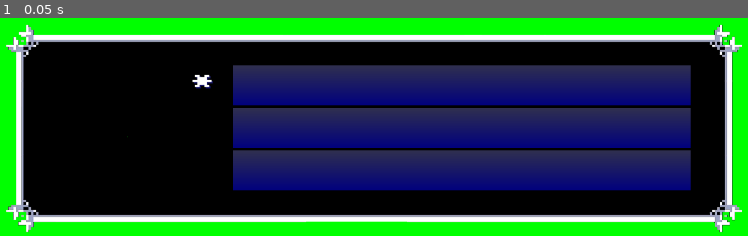
Above: before the commit, frame 1.
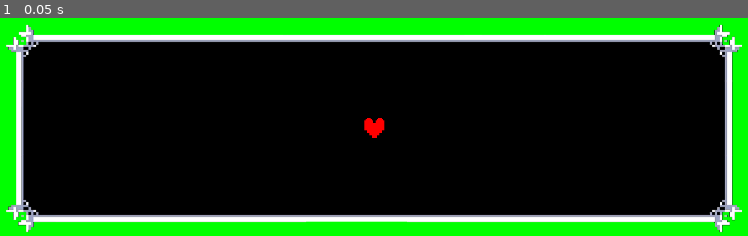
Above: after the commit, the same moment.

Repository: PastelPigeon/drda_generator
Game: Godot game, scene res://launcher/launcher.tscn
Two runs of this game, one before a commit and one after it. Both use one fixed random seed, a clock stepped at 60 frames per second and the inputs below.
Inputs:
- Up to frame 1 (0.05 s): no input

The runs differ from the first frame. In frame 1, 34% of the frame differs, in the area x 16-93%, y 21-80%.
Error in both runs: Cannot call method 'get_as_text' on a null value. (res://launcher/scripts/launcher/launcher.gd:14)

Commit message:
实现options_item_container

Diff:
--- a/generator/generator.tscn
+++ b/generator/generator.tscn
@@ -6,6 +6,7 @@
 [ext_resource type="Script" uid="uid://ch0xc8bhtmyva" path="res://generator/scripts/generator/dialogue_texture_light.gd" id="4_xmo7a"]
 [ext_resource type="PackedScene" uid="uid://c7afxxrj8e8y0" path="res://generator/off_screen_items_container.tscn" id="5_1rbap"]
 [ext_resource type="Script" uid="uid://wdxffr1yusu0" path="res://generator/scripts/generator/animation_player.gd" id="5_nd3na"]
+[ext_resource type="PackedScene" uid="uid://d0gxhis4vmwyu" path="res://generator/option_items_container.tscn" id="6_bevll"]
 
 [sub_resource type="Gradient" id="Gradient_rcwul"]
 offsets = PackedFloat32Array(0, 0.974026)
@@ -180,6 +181,13 @@
 grow_horizontal = 0
 grow_vertical = 0
 
+[node name="OptionItemsContainer" parent="Dialogue" instance=ExtResource("6_bevll")]
+layout_mode = 0
+offset_left = 40.0
+offset_top = 40.0
+offset_right = 1140.0
+offset_bottom = 290.0
+
 [node name="AnimationPlayer" type="AnimationPlayer" parent="."]
 script = ExtResource("5_nd3na")
 
--- /dev/null
+++ b/generator/option_item.tscn
@@ -0,0 +1,22 @@
+[gd_scene load_steps=2 format=3 uid="uid://cp5rfx488j36x"]
+
+[ext_resource type="Script" uid="uid://br622pu45cpp2" path="res://generator/scripts/option_item/option_item.gd" id="1_1t8y3"]
+
+[node name="OptionItem" type="HBoxContainer"]
+custom_minimum_size = Vector2(0, 32)
+theme_override_constants/separation = 20
+script = ExtResource("1_1t8y3")
+
+[node name="Soul" type="TextureRect" parent="."]
+unique_name_in_owner = true
+custom_minimum_size = Vector2(32, 32)
+layout_mode = 2
+expand_mode = 1
+stretch_mode = 5
+
+[node name="Text" type="RichTextLabel" parent="."]
+unique_name_in_owner = true
+layout_mode = 2
+bbcode_enabled = true
+fit_content = true
+autowrap_mode = 0
--- /dev/null
+++ b/generator/option_items_container.tscn
@@ -0,0 +1,136 @@
+[gd_scene load_steps=4 format=3 uid="uid://d0gxhis4vmwyu"]
+
+[ext_resource type="Script" uid="uid://byijnr6k2j8jw" path="res://generator/scripts/option_items_container/option_items_container.gd" id="1_7bdhe"]
+[ext_resource type="PackedScene" uid="uid://cp5rfx488j36x" path="res://generator/option_item.tscn" id="1_yrmk0"]
+[ext_resource type="Script" uid="uid://e8sa0jc05xob" path="res://generator/scripts/option_items_container/placeholder_soul.gd" id="2_fhbbv"]
+
+[node name="OptionItemsContainer" type="ColorRect"]
+custom_minimum_size = Vector2(1100, 250)
+color = Color(0, 0, 0, 1)
+script = ExtResource("1_7bdhe")
+
+[node name="MarginContainer" type="MarginContainer" parent="."]
+layout_mode = 1
+anchors_preset = 15
+anchor_right = 1.0
+anchor_bottom = 1.0
+grow_horizontal = 2
+grow_vertical = 2
+theme_override_constants/margin_left = 30
+theme_override_constants/margin_top = 0
+theme_override_constants/margin_right = 30
+theme_override_constants/margin_bottom = 0
+
+[node name="Control" type="Control" parent="MarginContainer"]
+layout_mode = 2
+
+[node name="OptionItem0" parent="MarginContainer/Control" instance=ExtResource("1_yrmk0")]
+layout_mode = 1
+offset_right = 52.0
+offset_bottom = 32.0
+
+[node name="OptionItem1" parent="MarginContainer/Control" instance=ExtResource("1_yrmk0")]
+layout_mode = 1
+anchors_preset = 5
+anchor_left = 0.5
+anchor_right = 0.5
+offset_left = -26.0
+offset_right = 26.0
+offset_bottom = 32.0
+grow_horizontal = 2
+
+[node name="OptionItem2" parent="MarginContainer/Control" instance=ExtResource("1_yrmk0")]
+layout_mode = 1
+anchors_preset = 1
+anchor_left = 1.0
+anchor_right = 1.0
+offset_left = -52.0
+offset_bottom = 32.0
+grow_horizontal = 0
+
+[node name="OptionItem3" parent="MarginContainer/Control" instance=ExtResource("1_yrmk0")]
+layout_mode = 1
+anchors_preset = 4
+anchor_top = 0.5
+anchor_bottom = 0.5
+offset_top = -16.0
+offset_right = 52.0
+offset_bottom = 16.0
+grow_vertical = 2
+
+[node name="OptionItem4" parent="MarginContainer/Control" instance=ExtResource("1_yrmk0")]
+layout_mode = 1
+anchors_preset = 8
+anchor_left = 0.5
+anchor_top = 0.5
+anchor_right = 0.5
+anchor_bottom = 0.5
+offset_left = -26.0
+offset_top = -16.0
+offset_right = 26.0
+offset_bottom = 16.0
+grow_horizontal = 2
+grow_vertical = 2
+
+[node name="OptionItem5" parent="MarginContainer/Control" instance=ExtResource("1_yrmk0")]
+layout_mode = 1
+anchors_preset = 6
+anchor_left = 1.0
+anchor_top = 0.5
+anchor_right = 1.0
+anchor_bottom = 0.5
+offset_left = -52.0
+offset_top = -16.0
+offset_bottom = 16.0
+grow_horizontal = 0
+grow_vertical = 2
+
+[node name="OptionItem6" parent="MarginContainer/Control" instance=ExtResource("1_yrmk0")]
+layout_mode = 1
+anchors_preset = 2
+anchor_top = 1.0
+anchor_bottom = 1.0
+offset_top = -32.0
+offset_right = 52.0
+grow_vertical = 0
+
+[node name="OptionItem7" parent="MarginContainer/Control" instance=ExtResource("1_yrmk0")]
+layout_mode = 1
+anchors_preset = 7
+anchor_left = 0.5
+anchor_top = 1.0
+anchor_right = 0.5
+anchor_bottom = 1.0
+offset_left = -26.0
+offset_top = -32.0
+offset_right = 26.0
+grow_horizontal = 2
+grow_vertical = 0
+
+[node name="OptionItem8" parent="MarginContainer/Control" instance=ExtResource("1_yrmk0")]
+layout_mode = 1
+anchors_preset = 3
+anchor_left = 1.0
+anchor_top = 1.0
+anchor_right = 1.0
+anchor_bottom = 1.0
+offset_left = -52.0
+offset_top = -32.0
+grow_horizontal = 0
+grow_vertical = 0
+
+[node name="PlaceholderSoulContainer" type="CenterContainer" parent="."]
+unique_name_in_owner = true
+layout_mode = 1
+anchors_preset = 15
+anchor_right = 1.0
+anchor_bottom = 1.0
+grow_horizontal = 2
+grow_vertical = 2
+
+[node name="PlaceholderSoul" type="TextureRect" parent="PlaceholderSoulContainer"]
+custom_minimum_size = Vector2(32, 32)
+layout_mode = 2
+expand_mode = 1
+stretch_mode = 5
+script = ExtResource("2_fhbbv")
--- /dev/null
+++ b/generator/scripts/option_item/option_item.gd
@@ -0,0 +1,32 @@
+extends HBoxContainer
+
+signal text_property_changed ## 当选项文本属性变化时发出
+signal selected_property_changed ## 当是否选中属性变化时发出
+
+@export var text: String: ## 选项文本
+	set(value):
+		text = value
+		text_property_changed.emit()
+
+@export var selected: bool: ## 是否选中
+	set(value):
+		selected = value
+		selected_property_changed.emit()
+
+func _ready() -> void:
+	# 连接信号
+	text_property_changed.connect(_on_text_property_changed)
+	selected_property_changed.connect(_on_selected_property_changed)
+
+## 当选项文本属性变化时执行
+func _on_text_property_changed():
+	# 设置Text节点
+	%Text.text = AutoTextFontStyleProcesser.set_text_font_style(text, 48, AssetFinder.find_asset(AssetFinder.AssetType.FONTS, "fzb_original")[0], AssetFinder.find_asset(AssetFinder.AssetType.FONTS, "dtm")[0])
+
+## 当是否选中属性变化时执行
+func _on_selected_property_changed():
+	# 设置Soul节点
+	%Soul.texture = load(AssetFinder.find_asset(AssetFinder.AssetType.MISC, "soul")[0]) if selected else null
+
+	# 设置Text节点
+	%Text.text = "[color=yellow]%s" % %Text.text if selected else %Text.text.replace("[color=yellow]", "")
--- /dev/null
+++ b/generator/scripts/option_items_container/option_items_container.gd
@@ -0,0 +1,100 @@
+extends ColorRect
+
+var loaded_options: Array: ## 已加载的options数组
+	set(value):
+		# 设置loaded_options
+		loaded_options = value
+
+		# 加载布局文件
+		var layouts = _get_options_layout()
+
+		# 判断给定的options是否有对应的布局，没有直接返回
+		if len(layouts.filter(func (layout): return layout["count"] == len(loaded_options))) == 0:
+			return
+
+		# 加载指定布局
+		var layout = layouts.filter(func (layout): return layout["count"] == len(loaded_options))[0]
+
+		# 遍历指定布局，设置OptionItem
+		for option_item_index in range(len(layout["option_items"])):
+			# 获取指定节点
+			var option_item = get_node("MarginContainer/Control/OptionItem%s" % str(option_item_index))
+
+			# 判断节点是否启用
+			if layout["option_items"][option_item_index] != -1:
+				# 当布局信息存储的option_index不为-1时，代表该option_item启用
+				option_item.visible = true # 设置可见性
+				option_item.text = loaded_options[layout["option_items"][option_item_index]] # 设置文本
+				option_item.selected = false # 设置未选中
+			else:
+				# 当布局信息存储的option_index为-1时，代表该option_item禁用
+				option_item.visible = false # 设置可见性
+				option_item.text = "" # 设置文本
+				option_item.selected = false # 设置未选中
+
+		# 处理layout-defualt_select
+		select_option(layout["default_select"])
+
+var selected_option_index: int: ## 已选中的属性索引
+	set(value):
+		# 设置selected_option_index
+		selected_option_index = value
+
+		# 加载布局文件
+		var layouts = _get_options_layout()
+
+		# 判断给定的options是否有对应的布局，没有直接返回
+		if len(layouts.filter(func (layout): return layout["count"] == len(loaded_options))) == 0:
+			return
+
+		# 加载指定布局
+		var layout = layouts.filter(func (layout): return layout["count"] == len(loaded_options))[0]
+
+		# 判断给定的option_index是否存在在loaded_options上，不存在直接返回（不包含-1特殊值）
+		if selected_option_index > len(loaded_options) - 1 or selected_option_index < 0:
+			if selected_option_index != -1:
+				return
+
+		# 判断给定的option_index是否存在在布局上，不存在直接返回（不包含-1特殊值）
+		if len(layout["option_items"].filter(func (option_index): return option_index == selected_option_index)) == 0 and selected_option_index != -1:
+			return
+
+		# 将所有的OptionItem设为未选中状态
+		for option_item_index in range(len(layout["option_items"])):
+			# 获取指定节点
+			var option_item = get_node("MarginContainer/Control/OptionItem%s" % str(option_item_index))
+			option_item.selected = false
+
+		# 判断selected_option_index是否为特殊值-1
+		if selected_option_index != -1:
+			# 隐藏PlaceholderSoulContainer
+			%PlaceholderSoulContainer.visible = false
+
+			# 获取指定节点，并将其设为选中状态
+			var option_item = get_node("MarginContainer/Control/OptionItem%s" % str(range(len(layout["option_items"])).filter(func (option_item_index): return layout["option_items"][option_item_index] == selected_option_index)[0]))
+			option_item.selected = true
+		else:
+			# 显示PlaceholderSoulContainer
+			%PlaceholderSoulContainer.visible = true
+
+func _ready() -> void:
+	# 初始化
+	load_options([])
+	select_option(-1)
+
+## 加载选项
+func load_options(options: Array):
+	loaded_options = options
+
+## 选中指定选项
+func select_option(option_index: int):
+	selected_option_index = option_index
+
+## 读取options_layout
+func _get_options_layout():
+	var options_layout_path = AssetFinder.find_asset(AssetFinder.AssetType.MISC, "options_layout")[0]
+	var options_layout_file = FileAccess.open(options_layout_path, FileAccess.READ)
+	var options_layout = JSON.parse_string(options_layout_file.get_as_text())
+	options_layout_file.close()
+
+	return options_layout
--- /dev/null
+++ b/generator/scripts/option_items_container/placeholder_soul.gd
@@ -0,0 +1,5 @@
+extends TextureRect
+
+func _ready() -> void:
+	# 动态加载灵魂纹理
+	texture = load(AssetFinder.find_asset(AssetFinder.AssetType.MISC, "soul")[0])
Not shown: 1 places in generator/generator.tscn that only renumber resources
Not shown, added: generator/scripts/option_item/option_item.gd.uid
Not shown, added: generator/scripts/option_items_container/option_items_container.gd.uid
Not shown, added: generator/scripts/option_items_container/placeholder_soul.gd.uid
